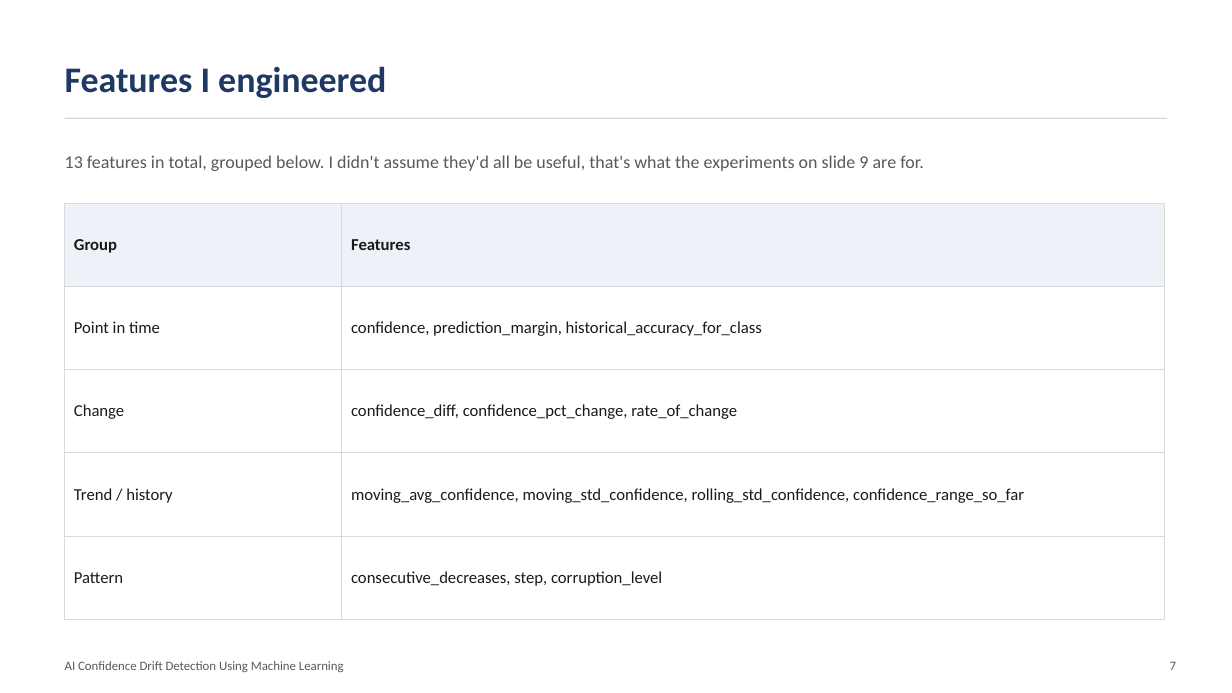
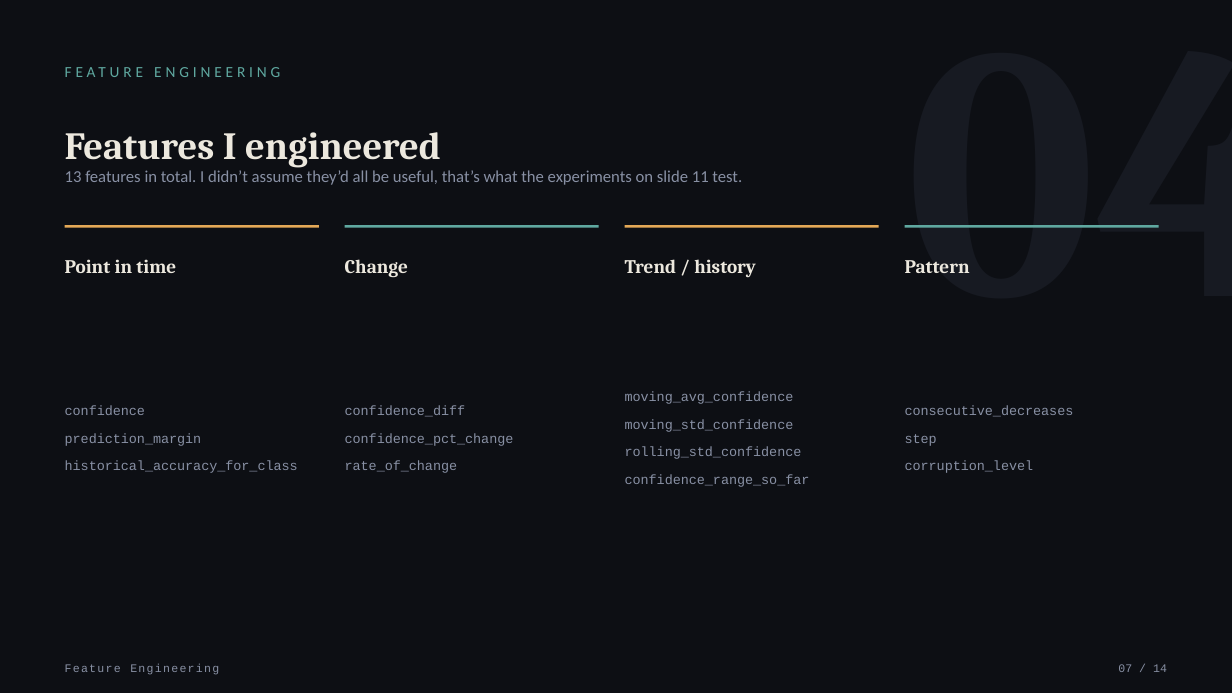
Before and after one commit to ahansardar/ai-confidence-drift, a slide deck: slide 7 of reports/presentation/AI_Confidence_Drift_Presentation.pptx. Drawn at 1232x693 pixels with LibreOffice and Linux fonts; fonts in the diff are those of the drawing. Boxes give left, top, right and bottom in pixels: in the first picture for what was removed or moved away, otherwise in the second. Text is boxed around its words. In the diff, an @@ line names an element or a change of style, - is before the commit and + after.

Commit message:
Redesign presentation with a data-driven visual identity
Dark 'signal trace' theme built around the project's actual subject:
real confidence sequences drawn as sparkline polylines throughout
(hero graphic, problem illustrations, pipeline path, findings, closing
visual), instead of generic cards or stock icons. Mixed typography
(Cambria display serif, Calibri body, Courier New for data/metrics)
and an amber/teal accent pair replace the previous plain layout.

```diff
--- a/reports/presentation/AI_Confidence_Drift_Presentation.pptx
+++ b/reports/presentation/AI_Confidence_Drift_Presentation.pptx
@@ background #FFFFFF to #0D0F14 @@
@@ text added at (x1=65, y1=55, x2=804, y2=88), 12 pt, text #5FA8A0 @@
+FEATURE ENGINEERING
@@ text "Features I engineered" moved from (x1=65, y1=66, x2=386, y2=98) to (x1=65, y1=132, x2=441, y2=168) @@
@@ text "Features I engineered" at (x1=65, y1=132, x2=441, y2=168): size 28 to 30 pt, font Calibri to Cambria, text colour #1F3864 to #ECE8DE; line spacing 1 to 1.05 @@
@@ line removed from (65, 118) to (1167, 118) @@
@@ text at (x1=65, y1=170, x2=742, y2=185): text changed; size 14 to 13 pt; text colour #595959 to #8890A4 @@
-13 features in total, grouped below. I didn't assume they'd all be useful, that's what the experiments on slide 9 are for.
+13 features in total. I didn’t assume they’d all be useful, that’s what the experiments on slide 11 test.
@@ table removed at (x1=65, y1=203, x2=1165, y2=590), 5 rows, 2 columns @@
-Group | Features
-Point in time | confidence, prediction_margin, historical_accuracy_for_class
-Change | confidence_diff, confidence_pct_change, rate_of_change
-Trend / history | moving_avg_confidence, moving_std_confidence, rolling_std_confidence, confidence_range_so_far
-Pattern | consecutive_decreases, step, corruption_level
@@ line added from (65, 226) to (319, 226), #E3A857 2 pt @@
@@ line added from (345, 226) to (599, 226), #5FA8A0 2 pt @@
@@ line added from (625, 226) to (879, 226), #E3A857 2 pt @@
@@ text added at (x1=905, y1=225, x2=1232, y2=273), 280 pt, text #171A22, bold @@
+04
@@ line added from (905, 226) to (1159, 226), #5FA8A0 2 pt @@
@@ text added at (x1=65, y1=259, x2=176, y2=273), 15 pt, text #ECE8DE, bold @@
+Point in time
@@ text added at (x1=345, y1=259, x2=408, y2=278), 15 pt, text #ECE8DE, bold @@
+Change
@@ text added at (x1=625, y1=259, x2=756, y2=278), 15 pt, text #ECE8DE, bold @@
+Trend / history
@@ text added at (x1=905, y1=260, x2=970, y2=273), 15 pt, text #ECE8DE, bold @@
+Pattern
@@ text added at (x1=65, y1=405, x2=298, y2=473), 10.5 pt, text #8890A4 @@
+confidence
+prediction_margin
+historical_accuracy_for_class
@@ text added at (x1=345, y1=405, x2=514, y2=473), 10.5 pt, text #8890A4 @@
+confidence_diff
+confidence_pct_change
+rate_of_change
@@ text added at (x1=625, y1=392, x2=810, y2=487), 10.5 pt, text #8890A4 @@
+moving_avg_confidence
+moving_std_confidence
+rolling_std_confidence
+confidence_range_so_far
@@ text added at (x1=905, y1=405, x2=1074, y2=473), 10.5 pt, text #8890A4 @@
+consecutive_decreases
+step
+corruption_level
@@ text removed at (x1=65, y1=661, x2=344, y2=672) @@
-AI Confidence Drift Detection Using Machine Learning
@@ text added at (x1=65, y1=664, x2=219, y2=675), 9 pt, text #8890A4 @@
+Feature Engineering
@@ text added at (x1=1118, y1=664, x2=1167, y2=672), 9 pt, text #8890A4 @@
+07 / 14
@@ text removed at (x1=1170, y1=662, x2=1176, y2=670) @@
-7
```
Also in this commit, not shown: 11 other slides changed, 2 slides added, 2 slides removed.
